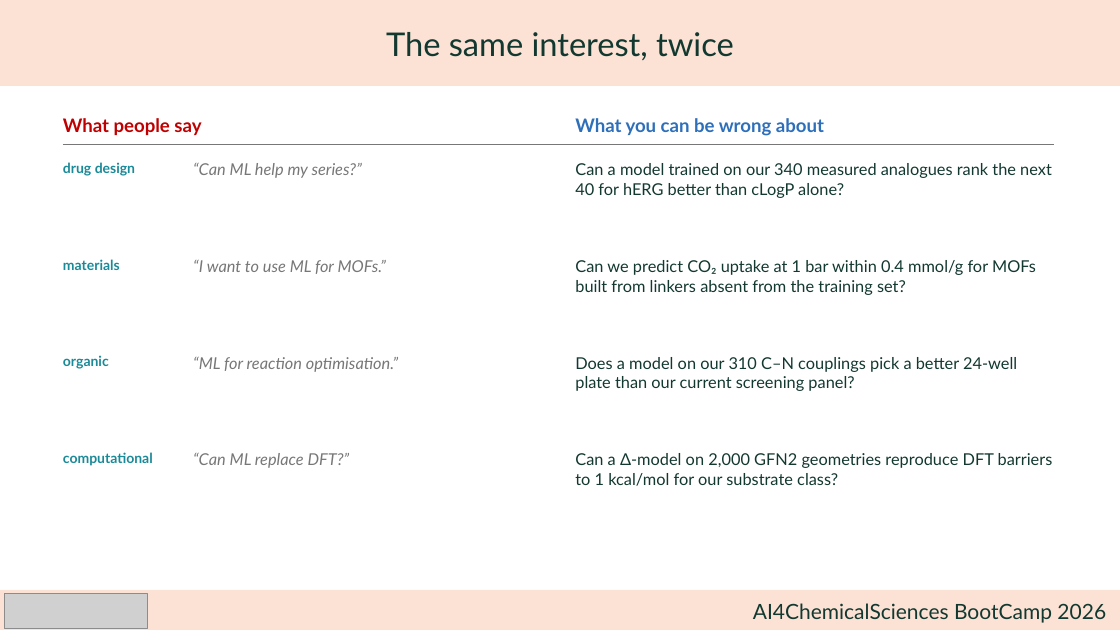
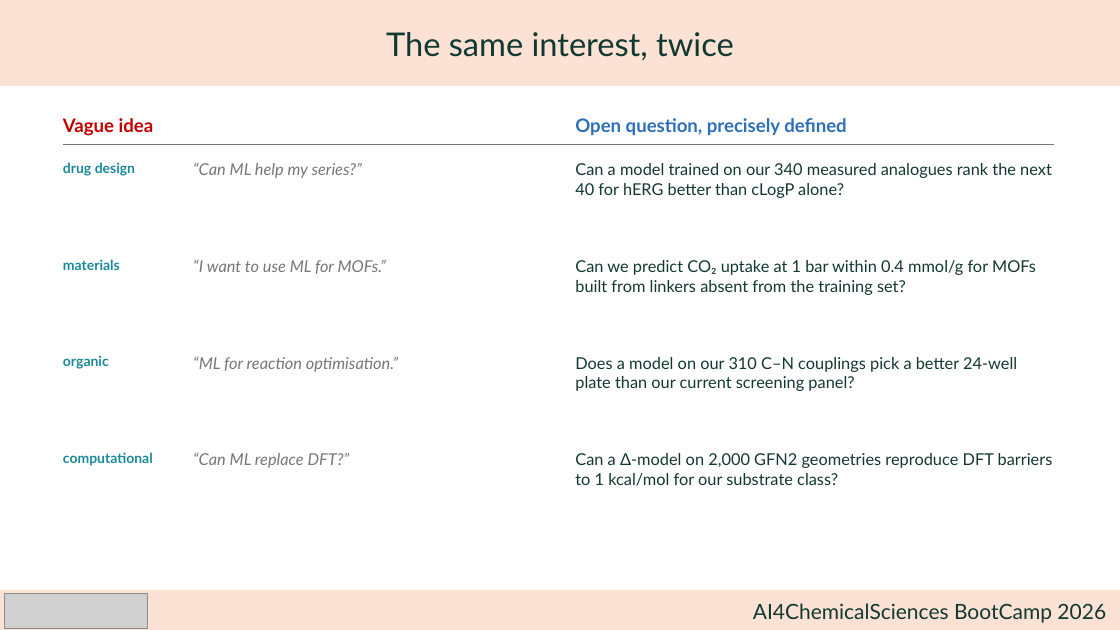
Before and after one commit to julschleinitz/ai4chemistry-bootcamp, a slide deck: slide 4 of personnal_project_1/hackathon_kickoff-frame-your-project_vf.pptx (slide 5 before the commit). Drawn at 1120x630 pixels with LibreOffice and Linux fonts; fonts in the diff are those of the drawing; grey boxes stand for pictures. Boxes give left, top, right and bottom in pixels: in the first picture for what was removed or moved away, otherwise in the second. Text is boxed around its words. In the diff, an @@ line names an element or a change of style, - is before the commit and + after.

```diff
--- a/personnal_project_1/hackathon_kickoff-frame-your-project_vf.pptx
+++ b/personnal_project_1/hackathon_kickoff-frame-your-project_vf.pptx
@@ text at (63, 118, 154, 136): text changed @@
-What people say
+Vague idea
@@ text at (575, 118, 847, 135): text changed @@
-What you can be wrong about
+Open question, precisely defined
```
Also in this commit, not shown: 5 other slides changed, 1 slide removed, 2 other files.
